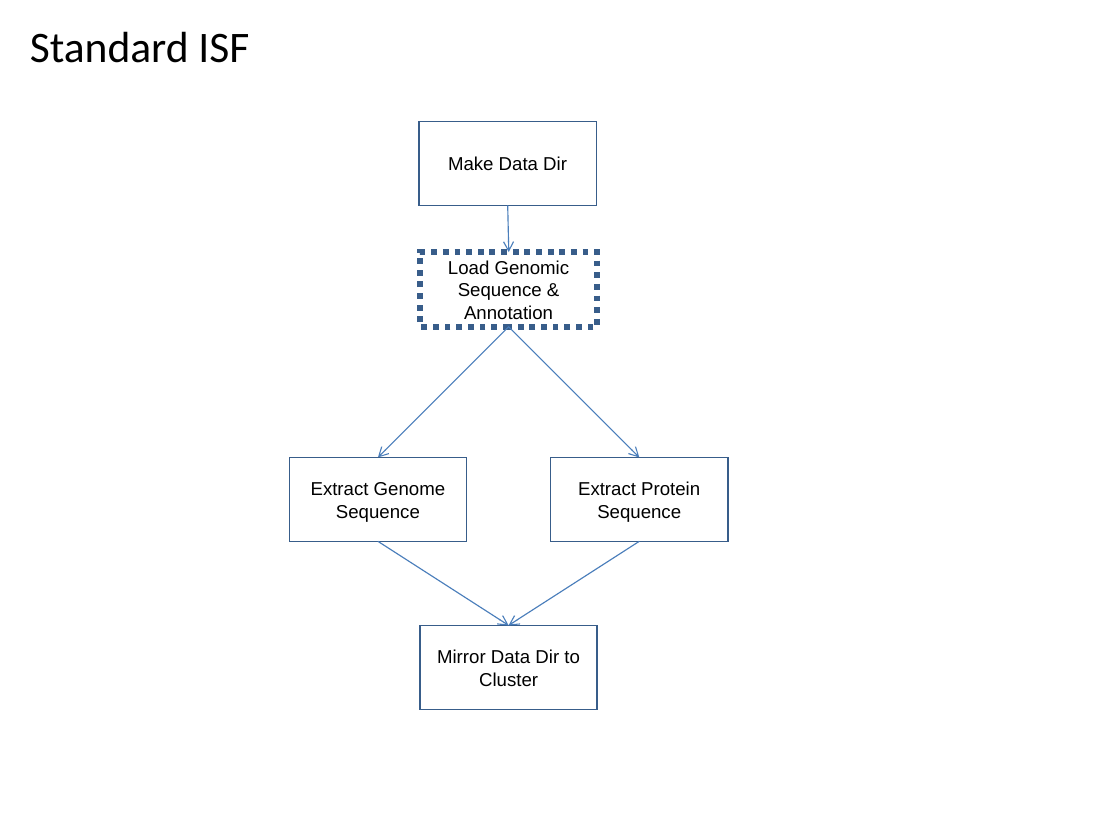
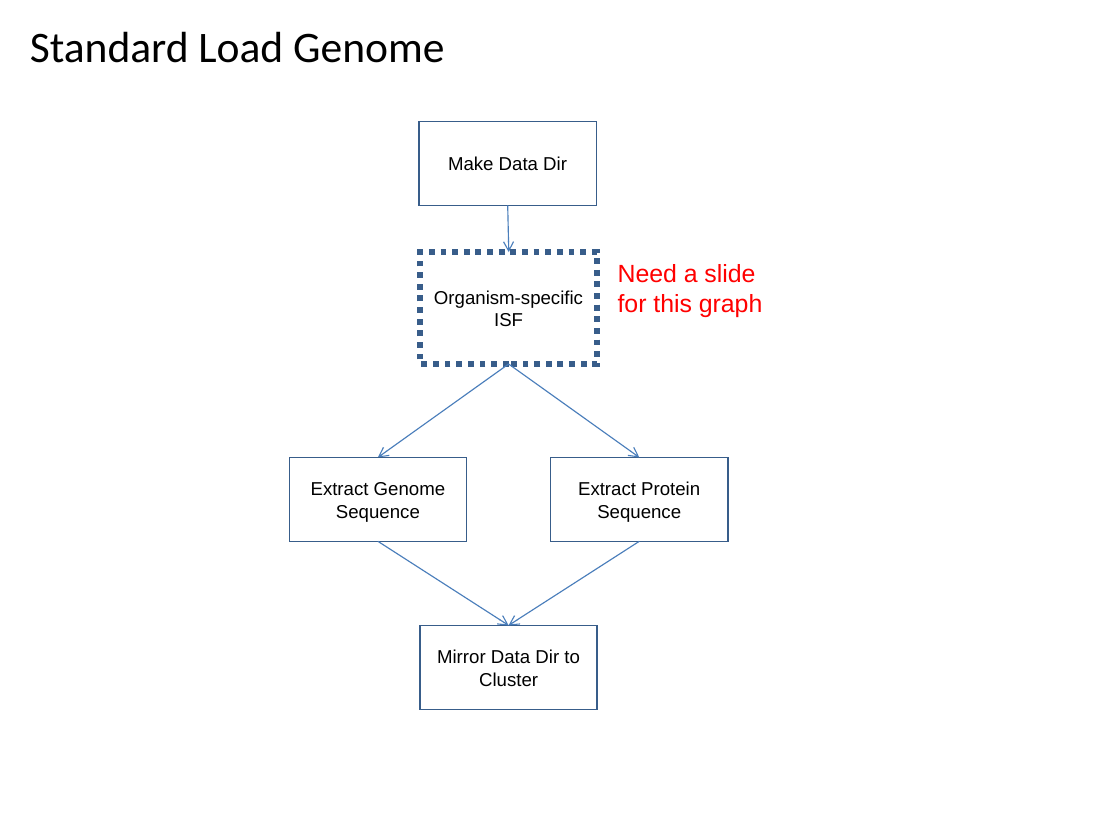
Before and after one commit to VEuPathDB/ApiCommonWorkflow, a slide deck: slide 5 of Main/doc/IntegratedWorkflow.ppt. Drawn at 1120x840 pixels with LibreOffice and Linux fonts; fonts in the diff are those of the drawing. Boxes give left, top, right and bottom in pixels: in the first picture for what was removed or moved away, otherwise in the second. Text is boxed around its words. In the diff, an @@ line names an element or a change of style, - is before the commit and + after.

```diff
--- a/Main/doc/IntegratedWorkflow.ppt
+++ b/Main/doc/IntegratedWorkflow.ppt
@@ title at [30,31,444,63]: text changed @@
-Standard ISF
+Standard Load Genome
@@ rectangle removed at [420,252,597,327] @@
-Load Genomic Sequence & Annotation
@@ rectangle added at [420,252,597,364], outline #385D8A 3.74 pt dashed, 12 pt, text #000000 @@
+Organism-specific ISF
@@ text added at [618,264,762,317], 16 pt, text #FF0000 @@
+Need a slide for this graph
@@ arrow moved from (508, 327) - (377, 457) to (508, 364) - (377, 457) @@
@@ arrow moved from (508, 327) - (640, 457) to (508, 364) - (640, 457) @@
```
Also in this commit, not shown: 11 other slides changed, 3 slides added, 2 slides removed.
